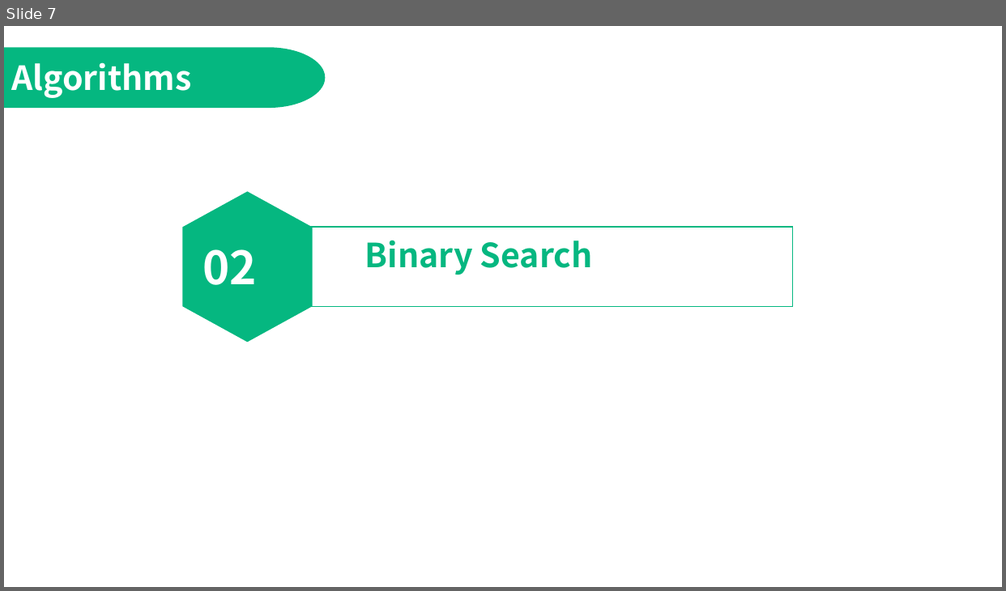
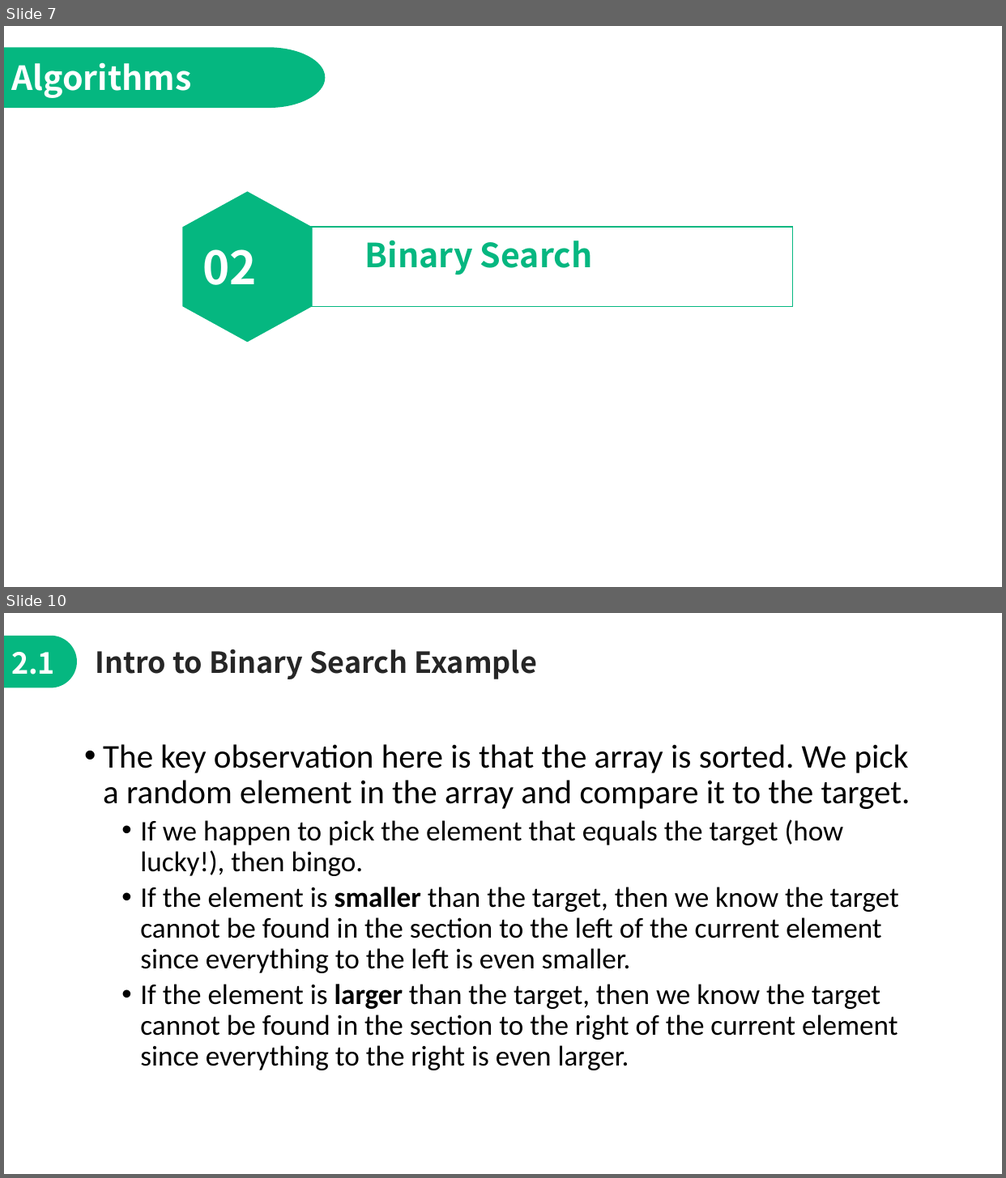
Before and after one commit to jimmyyih518/DSA2022Fall, a slide deck: week6/week6_slides.pptx. Shown one above the other, each under a label of ours: slide 7 before the commit, slides 7 and 10 after it; the slides between them are not shown. The pictures are 1006x591 and 1006x1178 pixels, drawn with LibreOffice and Linux fonts; fonts in the diff are those of the drawing. Boxes give left, top, right and bottom in pixels: in the first picture for what was removed or moved away, otherwise in the second. Text is boxed around its words. In the diff, an @@ line names an element or a change of style, - is before the commit and + after.

```diff
--- a/week6/week6_slides.pptx
+++ b/week6/week6_slides.pptx
@@ slide 10 added at bbox=[4, 613, 1002, 1174], background #FFFFFF @@
@@ freeform shape added at bbox=[4, 636, 77, 688], fill #05B780 @@
@@ text added at bbox=[11, 652, 55, 675], 28 pt, text #FFFFFF, bold @@
+2.1
@@ text added at bbox=[95, 649, 537, 679], 28 pt, text #262626, bold @@
+Intro to Binary Search Example
@@ text added at bbox=[103, 744, 910, 1071], 27.4 pt, text #000000 @@
+• The key observation here is that the array is sorted. We pick a random element in the array and compare it to the target.
+  • If we happen to pick the element that equals the target (how lucky!), then bingo.
+  • If the element is smaller than the target, then we know the target cannot be found in the section to the left of the current element since everything to the left is even smaller.
+  • If the element is larger than the target, then we know the target cannot be found in the section to the right of the current element since everything to the right is even larger.
```
Also in this commit, not shown: 7 slides changed, 11 other slides added, 2 slides removed, 11 other files.
